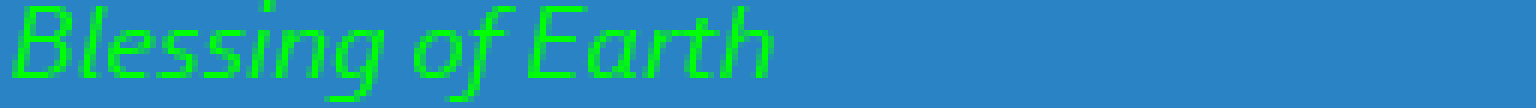
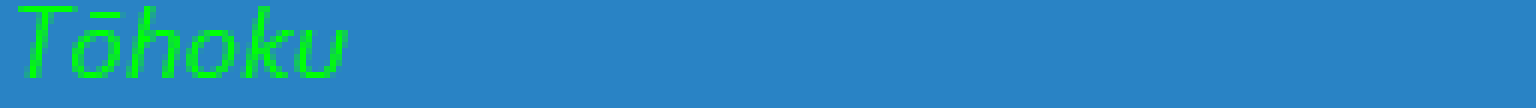
Before/after of a w=1536, h=108 layered artwork. What changed in the layer stack:
added layer "Tōhoku" above "Nansei Islands" over 18, 6, 348, 78
hid "Blessing of Earth" over 12, 0, 774, 102
